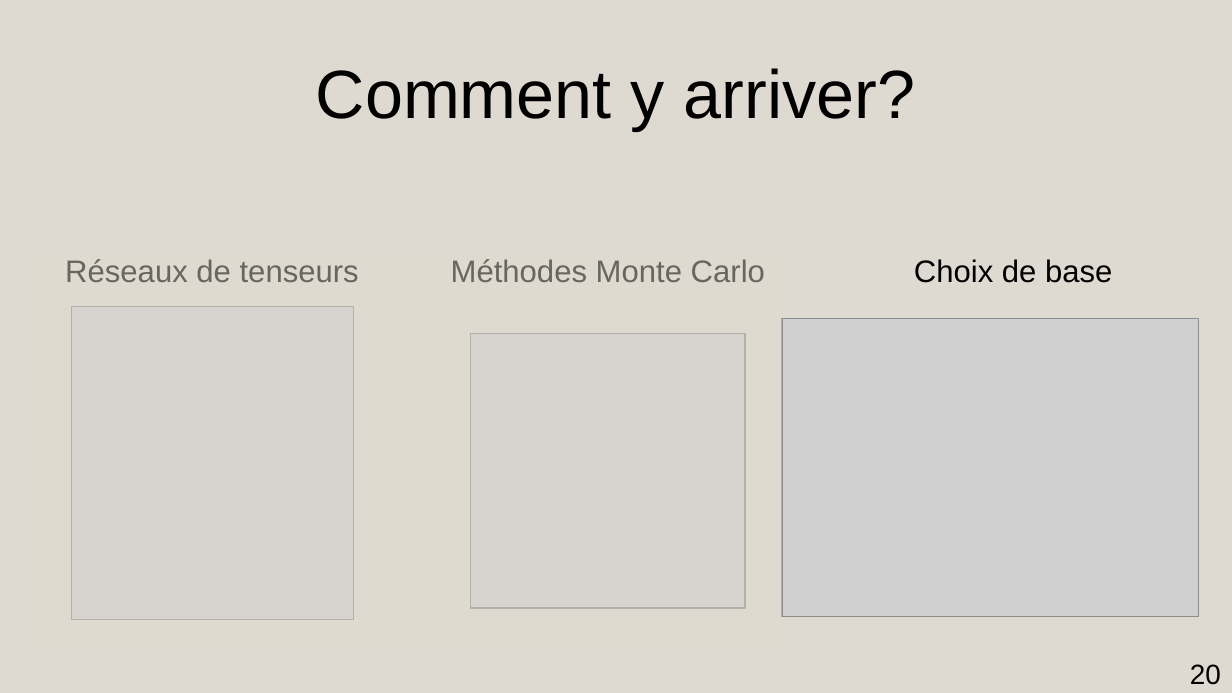
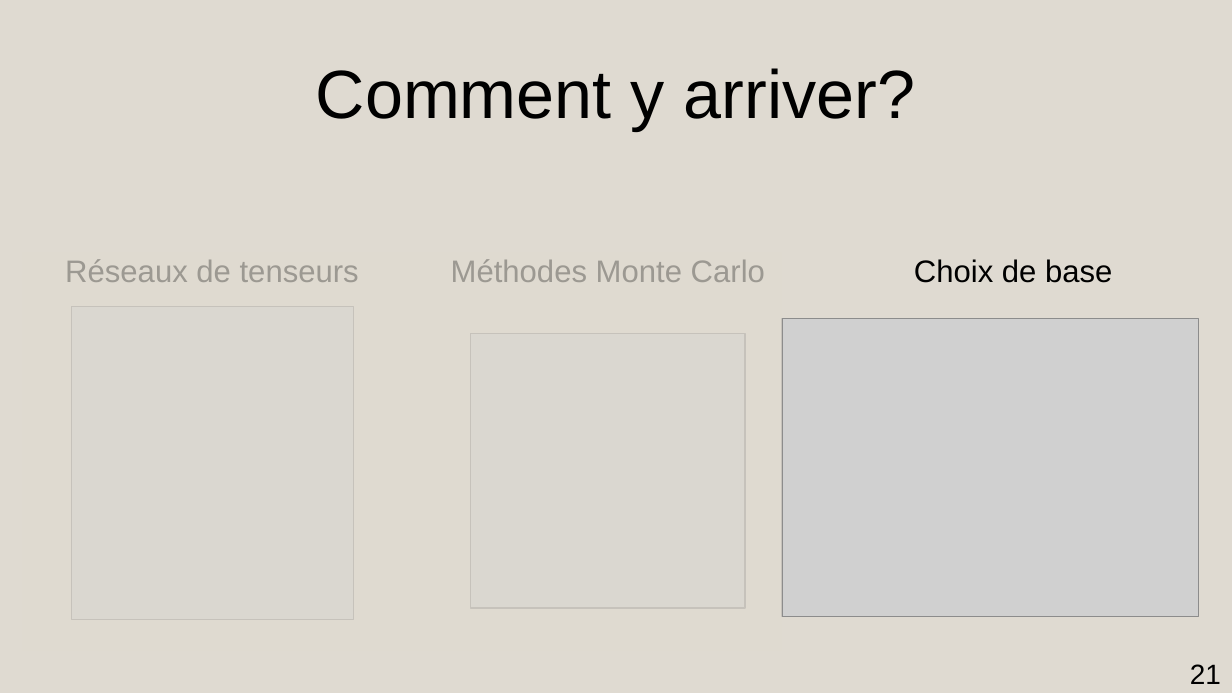
Before and after one commit to AmdaU/presentations, a slide deck: slide 21 of Seminaire/Seminaire.odp (slide 20 before the commit). Drawn at 1232x693 pixels with LibreOffice and Linux fonts; fonts in the diff are those of the drawing; grey boxes stand for pictures. Boxes give left, top, right and bottom in pixels: in the first picture for what was removed or moved away, otherwise in the second. Text is boxed around its words. In the diff, an @@ line names an element or a change of style, - is before the commit and + after.

```diff
--- a/Seminaire/Seminaire.odp
+++ b/Seminaire/Seminaire.odp
@@ rectangle at <box>22,253,783,652</box>: fill #DFDAD0 at 47% opacity to #DFDAD0 at 70% opacity @@
@@ page number at <box>1190,664,1221,684</box>: text changed @@
-20
+21
```
Also in this commit, not shown: 3 other slides changed, 6 slides added, 5 slides removed, 50 other files.
